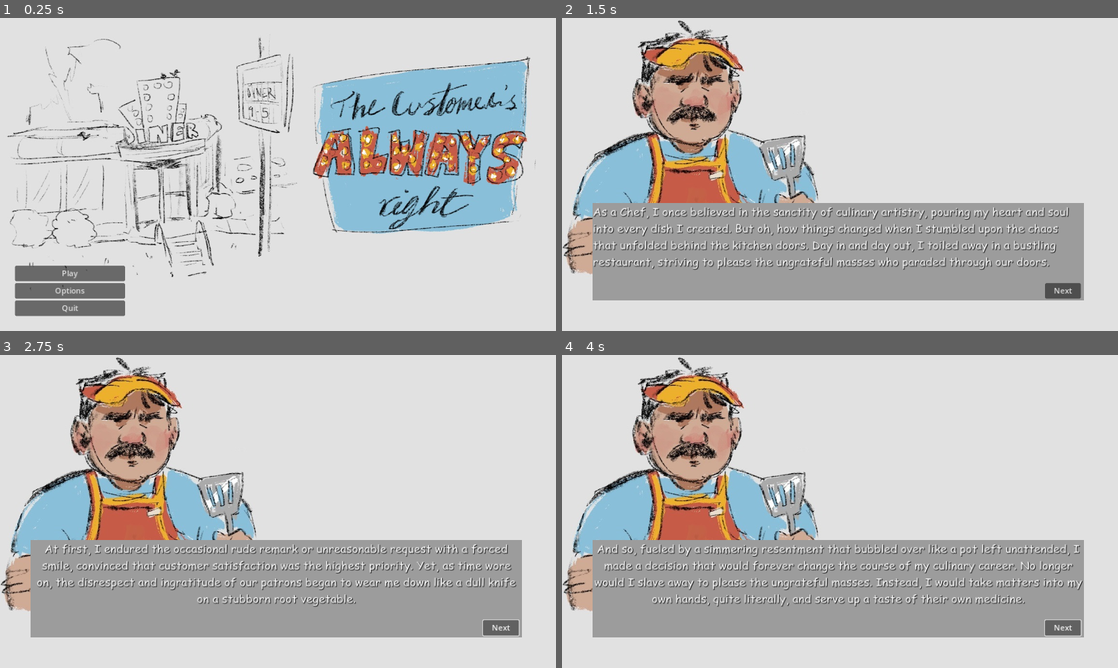
Above: before the commit, frames 1-4 (two rows, left to right).
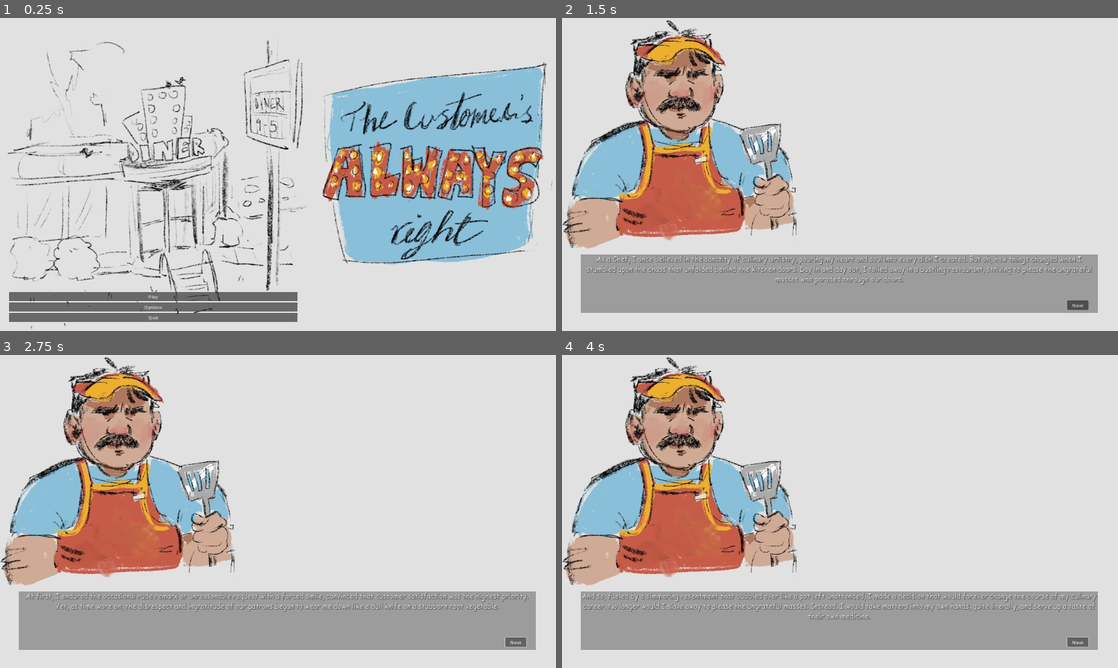
Above: after the commit, the same moments.

Repository: JaymesTMorris/The-Customer-Is-Always-Right
Game: Godot game, scene res://Scenes/main_menu.tscn
Same seed, same stepped clock (60 frames per second), same inputs: the game is played once before the commit and once after it.
Inputs (mouse positions are in pixels of both pictures, inside the frame that each line leads up to; where the layout moved, square brackets give the same spot in the first picture):
- Up to frame 1 (0.25 s): no input
- Up to frame 2 (1.5 s): click "Play" at 0.5 s; click (706, 174) [701, 174] at 1.25 s
- Up to frame 3 (2.75 s): click "Next" at 2 s
- Up to frame 4 (4 s): click "Next" at 2.75 s; click "Next" at 3.5 s

The runs differ from the first frame. In frame 1, 30% of the frame differs, in the area x 1-100%, y 6-100%; in frame 2, 32%, in the area x 0-97%, y 0-95%; in frame 3, 32%; in frame 4, 32%.

Commit message:
Bug Fix
Fixed drag and drop items having a chance to disappear on drag

Diff:
--- a/Prefabs/poison_ivy.tscn
+++ b/Prefabs/poison_ivy.tscn
@@ -13,7 +13,7 @@
 [sub_resource type="RectangleShape2D" id="RectangleShape2D_lvkjh"]
 size = Vector2(32, 32)
 
-[node name="DraggableObject" type="Node2D"]
+[node name="PoisonIvy" type="Node2D"]
 script = ExtResource("1_4hwda")
 
 [node name="Sprite2D" type="Sprite2D" parent="."]
--- a/Prefabs/spoiled_milk.tscn
+++ b/Prefabs/spoiled_milk.tscn
@@ -13,7 +13,7 @@
 [sub_resource type="RectangleShape2D" id="RectangleShape2D_lvkjh"]
 size = Vector2(32, 32)
 
-[node name="DraggableObject" type="Node2D"]
+[node name="SpoiledMilk" type="Node2D"]
 script = ExtResource("1_hctln")
 
 [node name="Sprite2D" type="Sprite2D" parent="."]
--- a/Scenes/character_selection.tscn
+++ b/Scenes/character_selection.tscn
@@ -24,22 +24,19 @@
 color = Color(0.882353, 0.882353, 0.882353, 1)
 
 [node name="Background" type="Sprite2D" parent="."]
-position = Vector2(0, 45)
-scale = Vector2(1.03, 1.03)
+scale = Vector2(1.71199, 1.98529)
 texture = ExtResource("1_2go5y")
 centered = false
 
 [node name="Chef0" type="Sprite2D" parent="."]
 visible = false
-position = Vector2(0, 45)
-scale = Vector2(1.03, 1.03)
+scale = Vector2(1.712, 1.985)
 texture = ExtResource("2_66ugg")
 centered = false
 
 [node name="Chef1" type="Sprite2D" parent="."]
 visible = false
-position = Vector2(0, 45)
-scale = Vector2(1.03, 1.03)
+scale = Vector2(1.712, 1.985)
 texture = ExtResource("3_cwwh6")
 centered = false
 
@@ -48,7 +45,7 @@
 layout_mode = 1
 anchors_preset = 9
 anchor_bottom = 1.0
-offset_right = 576.0
+offset_right = 982.0
 grow_vertical = 2
 
 [node name="Button1" type="Button" parent="."]
@@ -58,7 +55,7 @@
 anchor_left = 1.0
 anchor_right = 1.0
 anchor_bottom = 1.0
-offset_left = -576.0
+offset_left = -935.0
 grow_horizontal = 0
 grow_vertical = 2
 
--- a/Scenes/ingredient.tscn
+++ /dev/null
@@ -1,29 +0,0 @@
-[gd_scene load_steps=6 format=3 uid="uid://dh56c8mvfk314"]
-
-[ext_resource type="Texture2D" uid="uid://cdou4esbt4bhe" path="res://Images/burger/top_bun.png" id="1_qty40"]
-[ext_resource type="Script" path="res://Scripts/Ingredient.gd" id="1_u7sw5"]
-[ext_resource type="Shader" path="res://Shaders/outline.gdshader" id="2_vwakg"]
-
-[sub_resource type="ShaderMaterial" id="ShaderMaterial_86471"]
-shader = ExtResource("2_vwakg")
-shader_parameter/line_color = Color(1, 1, 1, 1)
-shader_parameter/line_thickness = 1.0
-shader_parameter/enabled = false
-
-[sub_resource type="RectangleShape2D" id="RectangleShape2D_qvlbh"]
-size = Vector2(200, 100)
-
-[node name="Ingredient" type="Node2D"]
-script = ExtResource("1_u7sw5")
-
-[node name="Sprite2D" type="Sprite2D" parent="."]
-texture_filter = 1
-material = SubResource("ShaderMaterial_86471")
-texture = ExtResource("1_qty40")
-
-[node name="Area2D" type="Area2D" parent="."]
-
-[node name="CollisionShape2D" type="CollisionShape2D" parent="Area2D"]
-shape = SubResource("RectangleShape2D_qvlbh")
-
-[connection signal="input_event" from="Area2D" to="." method="_on_area_2d_input_event"]
--- a/Scenes/main_menu.tscn
+++ b/Scenes/main_menu.tscn
@@ -22,6 +22,7 @@
 color = Color(0.882353, 0.882353, 0.882353, 1)
 
 [node name="Background" type="Sprite2D" parent="."]
+scale = Vector2(1.71825, 1.9051)
 texture = ExtResource("2_u227b")
 centered = false
 
@@ -31,7 +32,7 @@
 anchor_right = 1.0
 anchor_bottom = 1.0
 offset_left = 31.0
-offset_top = 514.0
+offset_top = 946.0
 offset_right = -893.0
 offset_bottom = -33.0
 grow_horizontal = 2
--- a/Scenes/story.tscn
+++ b/Scenes/story.tscn
@@ -22,6 +22,7 @@
 color = Color(0.882353, 0.882353, 0.882353, 1)
 
 [node name="Chef" type="Sprite2D" parent="."]
+scale = Vector2(1.5, 1.5)
 centered = false
 
 [node name="StoryOutput" type="RichTextLabel" parent="."]
@@ -54,19 +55,19 @@
 
 [node name="Next" type="Button" parent="StoryOutput"]
 layout_mode = 0
-offset_left = 937.0
-offset_top = 166.0
-offset_right = 1011.0
-offset_bottom = 197.0
+offset_left = 1680.0
+offset_top = 160.0
+offset_right = 1754.0
+offset_bottom = 191.0
 text = "Next"
 
 [node name="Continue" type="Button" parent="StoryOutput"]
 visible = false
 layout_mode = 0
-offset_left = 937.0
-offset_top = 166.0
-offset_right = 1011.0
-offset_bottom = 197.0
+offset_left = 1680.0
+offset_top = 160.0
+offset_right = 1759.0
+offset_bottom = 191.0
 text = "Continue"
 
 [connection signal="pressed" from="StoryOutput/Next" to="." method="_next_dialogue"]
--- a/Scripts/Ingredient.gd
+++ /dev/null
@@ -1,18 +0,0 @@
-extends Node2D
-
-var selected := false
-
-func _process(delta):
-	if selected:
-		follow_mouse()
-func follow_mouse():
-	position = get_global_mouse_position()
-
-func _on_area_2d_input_event(viewport, event, shape_idx):
-	if event is InputEventMouseButton and event.button_index == MOUSE_BUTTON_LEFT:
-		if event.pressed:
-			selected = true
-			$Sprite2D.material.set_shader_parameter("enabled", true)
-		else:
-			selected = false
-			$Sprite2D.material.set_shader_parameter("enabled", false)
--- a/Scripts/food.gd
+++ b/Scripts/food.gd
@@ -2,10 +2,11 @@
 
 var draggable:bool = false
 var is_inside_dropable: bool = false
-var is_cloneable:bool = true
+var is_origin:bool = true # Is the original item/not a clone
 
 var food_prefab_path: String
-var body_ref
+var body_ref # Item slot being hovered over
+var clone # Cloned object
 var offset: Vector2
 var initial_position: Vector2
 
@@ -13,46 +14,62 @@
 	initial_position = position
 	food_prefab_path = scene_file_path
 
-func _process(delta):
+func _process(delta): # _process is called every frame
 	if draggable:
 		if Input.is_action_just_pressed("click"):
-			if is_cloneable:
-				_create_clone()
-				is_cloneable = false
-			offset = get_global_mouse_position() - global_position
+			#print(name)
+			if is_origin:
+				draggable = false
+				clone = _create_clone()
+				offset = get_global_mouse_position() - clone.global_position
+
+			else:
+				offset = get_global_mouse_position() - global_position
 			global.is_dragging = true
 		if Input.is_action_pressed("click"):
-			global_position = get_global_mouse_position() - offset
+			if is_origin:
+				clone.global_position = get_global_mouse_position() - clone.offset
+			else:
+				global_position = get_global_mouse_position() - offset
 		elif Input.is_action_just_released("click"):
 			global.is_dragging = false
 			var tween = get_tree().create_tween()
-			if is_inside_dropable:
-				if body_ref.is_in_group("trash"):
-					queue_free()
-				tween.tween_property(self, "position", body_ref.position, 0.2).set_ease(Tween.EASE_OUT)
+			if is_origin:
+				if clone.is_inside_dropable:
+					if clone.body_ref.is_in_group("trash"):
+						clone.queue_free()
+					tween.tween_property(clone, "position", clone.body_ref.position, 0.1).set_ease(Tween.EASE_OUT)
+				else:
+					tween.tween_property(clone, "global_position", clone.initial_position, 0.1).set_ease(Tween.EASE_OUT)
+					tween.connect("finished", clone.queue_free)
 			else:
-				tween.tween_property(self, "global_position", initial_position, 0.2).set_ease(Tween.EASE_OUT)
-				tween.connect("finished", queue_free)
+				if is_inside_dropable:
+					if body_ref.is_in_group("trash"):
+						queue_free()
+					tween.tween_property(self, "position", body_ref.position, 0.1).set_ease(Tween.EASE_OUT)
+				else:
+					tween.tween_property(self, "global_position", initial_position, 0.1).set_ease(Tween.EASE_OUT)
+					tween.connect("finished", queue_free)
 
-func _on_area_2d_mouse_entered():
+func _on_area_2d_mouse_entered(): # When mouse starts hovering over a food item
 	if not global.is_dragging:
 		draggable = true
 		scale = Vector2(1.05, 1.05)
 		$Sprite2D.material.set_shader_parameter("enabled", true)
 
-func _on_area_2d_mouse_exited():
+func _on_area_2d_mouse_exited(): # When mouse stops hovering over a food item
 	if not global.is_dragging:
 		draggable = false
 		scale = Vector2(1,1)
 		$Sprite2D.material.set_shader_parameter("enabled", false)
 
-func _on_area_2d_body_entered(body):
+func _on_area_2d_body_entered(body): # Dragged item is hovering over a 2d body (i.e. an item slot)
 	if body.is_in_group("dropable"):
 		is_inside_dropable = true
 		body.modulate = Color(Color.REBECCA_PURPLE, 1)
 		body_ref = body
 
-func _on_area_2d_body_exited(body):
+func _on_area_2d_body_exited(body): # Dragged item is no longer hovering over a 2d body (i.e. an item slot)
 	if body.is_in_group("dropable"):
 		is_inside_dropable = false
 		body.modulate = Color(Color.MEDIUM_PURPLE, 0.7)
@@ -62,4 +79,7 @@
 	var instance = node.instantiate()
 	instance.position = initial_position
 	instance.initial_position = initial_position
+	instance.is_origin = false
+	instance.draggable = true
 	add_sibling(instance)
+	return instance
--- a/Scripts/story.gd
+++ b/Scripts/story.gd
@@ -43,7 +43,7 @@
 		get_node("Chef").texture = load("res://Images/Chef_00.jpg")
 	elif player.gender == 1:
 		get_node("Chef").texture = load("res://Images/Chef_01.jpg")
-	get_node("StoryOutput").text = dialogue[current_dialogue]
+	get_node("StoryOutput").text = "[center]"+dialogue[current_dialogue]+"[/center]"
 
 func _next_dialogue():
 	current_dialogue += 1
--- a/project.godot
+++ b/project.godot
@@ -22,6 +22,9 @@
 
 [display]
 
+window/size/viewport_width=1920
+window/size/viewport_height=1080
+window/size/mode=2
 window/stretch/mode="canvas_items"
 window/stretch/aspect="expand"
 
Not shown, added: Scenes/gam6FBC.tmp
